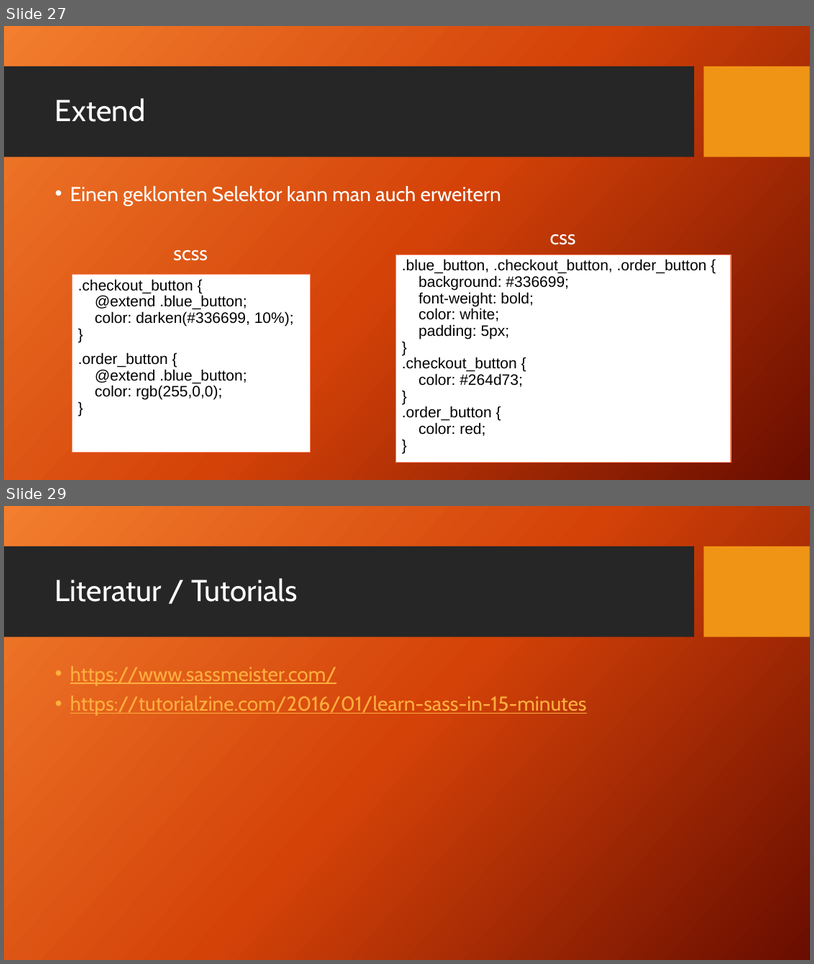
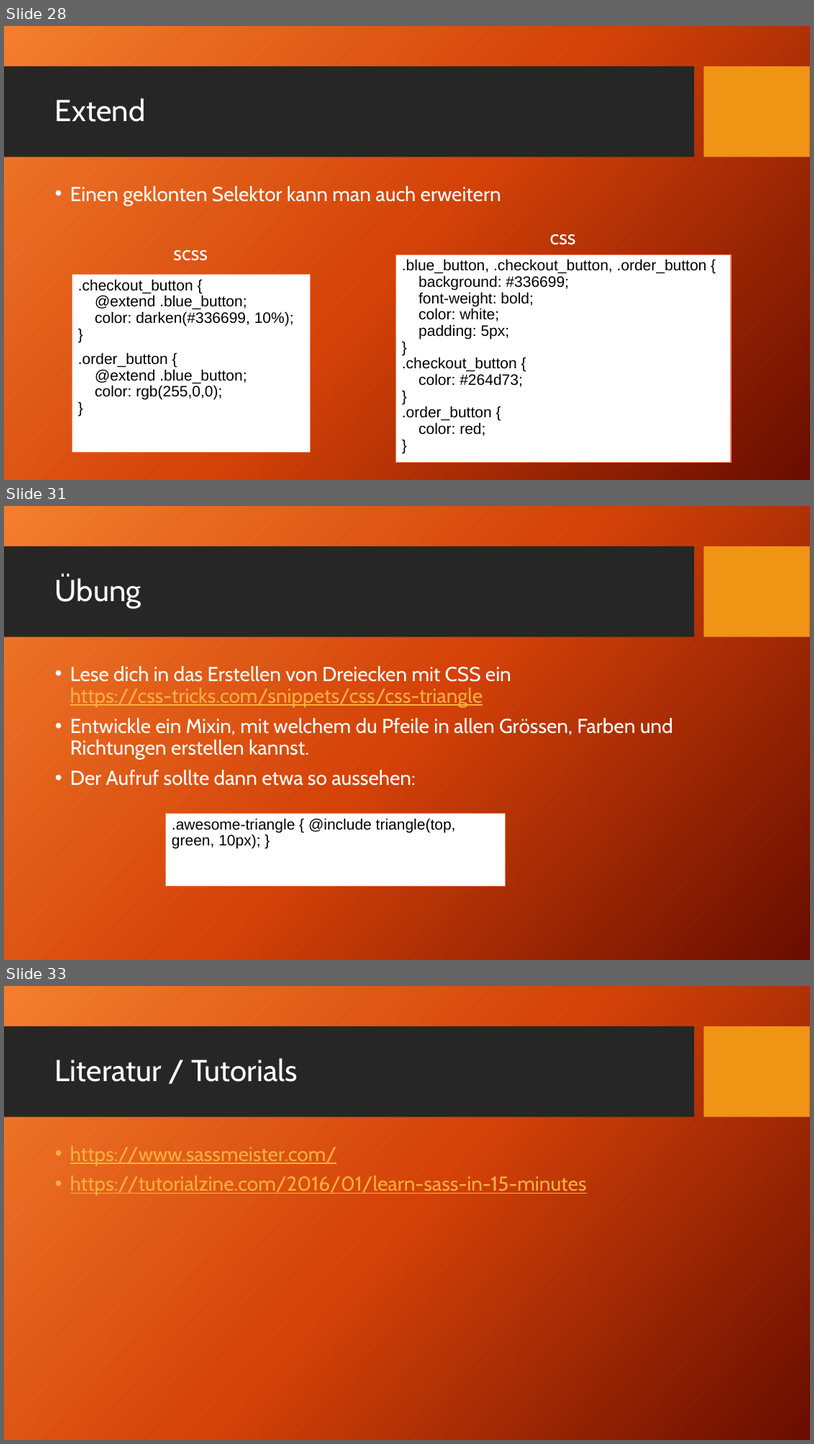
Before and after one commit to TomFrey/htmlCssBasicUebungen, a slide deck: sassSchulung.pptx. Shown one above the other, each under a label of ours: slides 27 and 29 before the commit, slides 28, 31 and 33 after it; the slides between them are not shown. The pictures are 814x964 and 814x1444 pixels, drawn with LibreOffice and Linux fonts; fonts in the diff are those of the drawing; background and template pictures are left out. Boxes give left, top, right and bottom in pixels: in the first picture for what was removed or moved away, otherwise in the second. Text is boxed around its words. In the diff, an @@ line names an element or a change of style, - is before the commit and + after.

Commit message:
Sass hello world demo und mixin vs extend erstellt.

```diff
--- a/sassSchulung.pptx
+++ b/sassSchulung.pptx
@@ slide 31 added at bbox=[4, 506, 810, 960], background picture (left out); not listed: 2 template elements that a slide beside it also shows @@
@@ title added at bbox=[55, 576, 142, 608], 36 pt, text #FFFFFF @@
+Übung
@@ text added at bbox=[70, 666, 674, 785], 24 pt, text #FFFFFF @@
+• Lese dich in das Erstellen von Dreiecken mit CSS ein
+  https://css-tricks.com/snippets/css/css-triangle
+• Entwickle ein Mixin, mit welchem du Pfeile in allen Grössen, Farben und Richtungen erstellen kannst.
+• Der Aufruf sollte dann etwa so aussehen:
@@ rectangle added at bbox=[165, 813, 506, 886], fill #FFFFFF, outline #FA7E5C 1 pt, 18 pt, text #000000 @@
+.awesome-triangle { @include triangle(top, green, 10px); }
@@ what was slide 27 is now slide 28 @@
@@ what was slide 29 is now slide 33 @@
```
Also in this commit, not shown: 1 slide changed, 3 other slides added, 11 other files.
